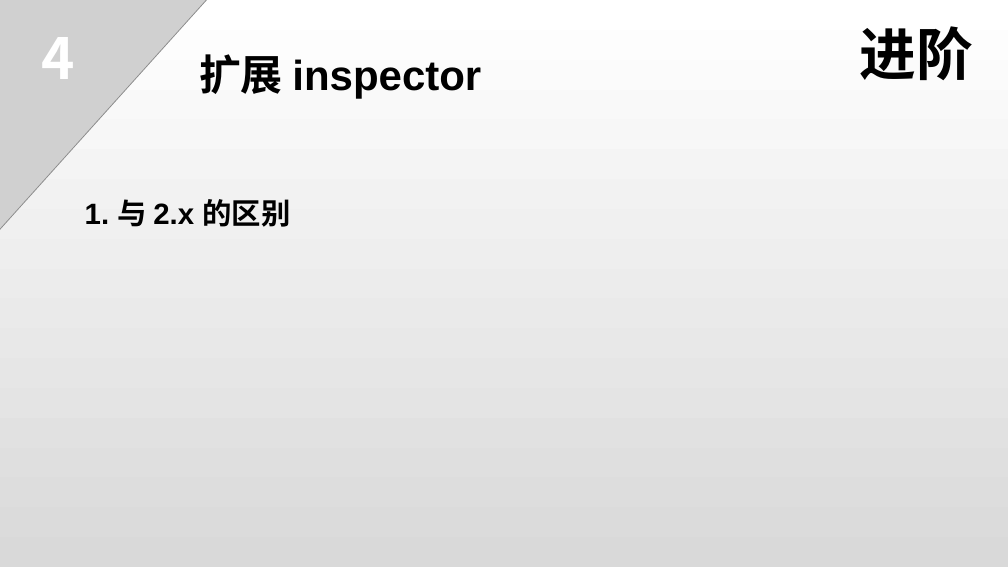
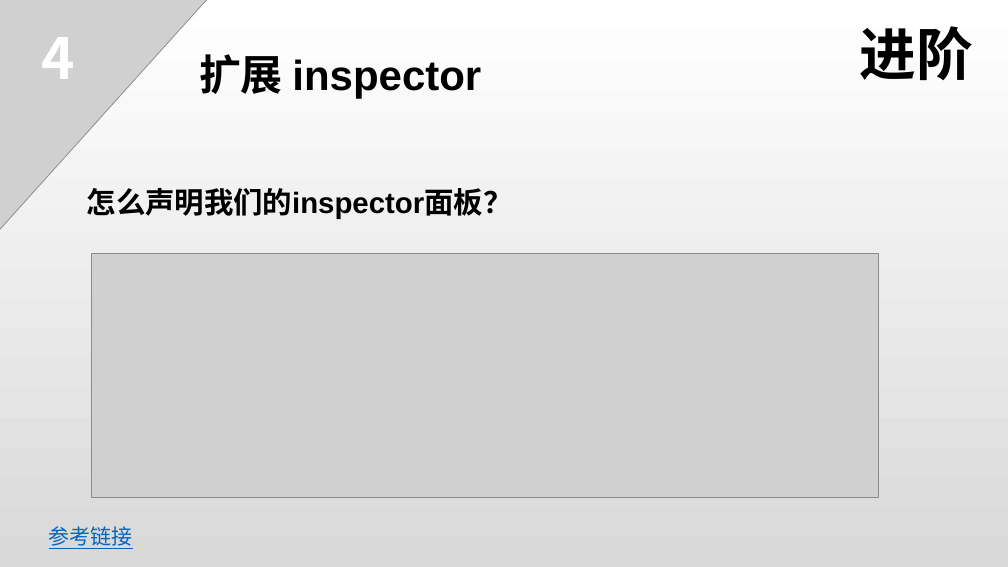
Before and after one commit to 1226085293/PPT_DEMO, a slide deck: slide 32 of doc/3.x插件开发.pptx (slide 28 before the commit). Drawn at 1008x567 pixels with LibreOffice and Linux fonts; fonts in the diff are those of the drawing; grey boxes stand for pictures. Boxes give left, top, right and bottom in pixels: in the first picture for what was removed or moved away, otherwise in the second. Text is boxed around its words. In the diff, an @@ line names an element or a change of style, - is before the commit and + after.

```diff
--- a/doc/3.x插件开发.pptx
+++ b/doc/3.x插件开发.pptx
@@ text at (x1=87, y1=188, x2=513, y2=219): text changed @@
-1. 与 2.x 的区别
+怎么声明我们的inspector面板？
@@ picture added at (x1=91, y1=253, x2=879, y2=498) @@
@@ text added at (x1=49, y1=526, x2=133, y2=549), 20 pt, text #0563C1, underline @@
+参考链接
```
Also in this commit, not shown: 11 other slides changed, 16 slides added, 1 slide removed, 3 other files.
